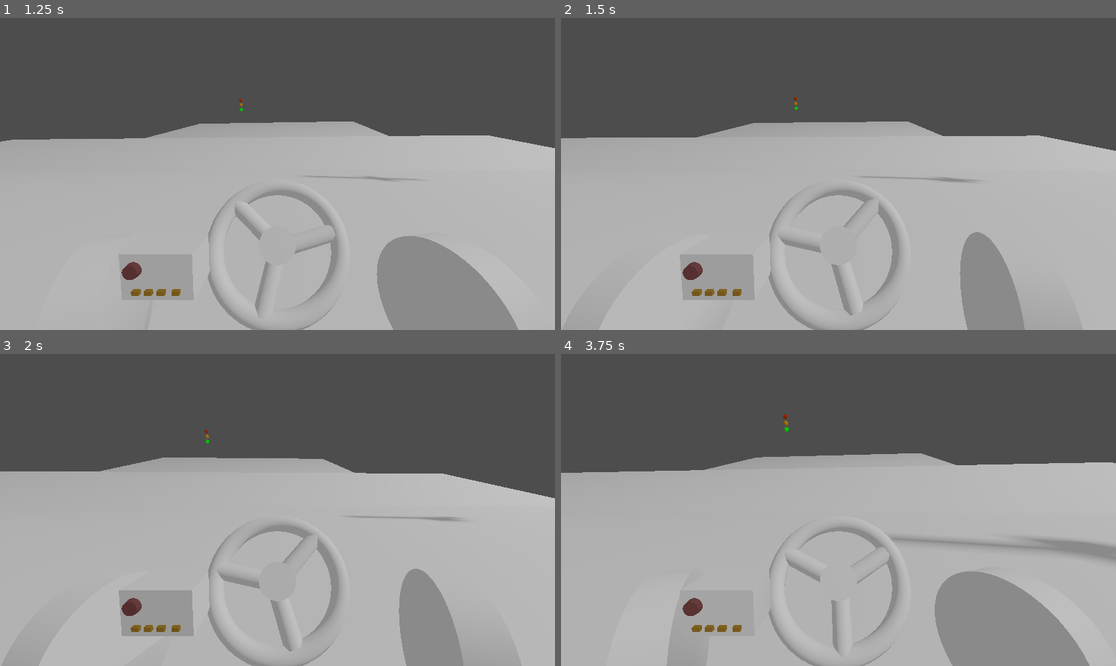
Above: before the commit, frames 1-4 (two rows, left to right).
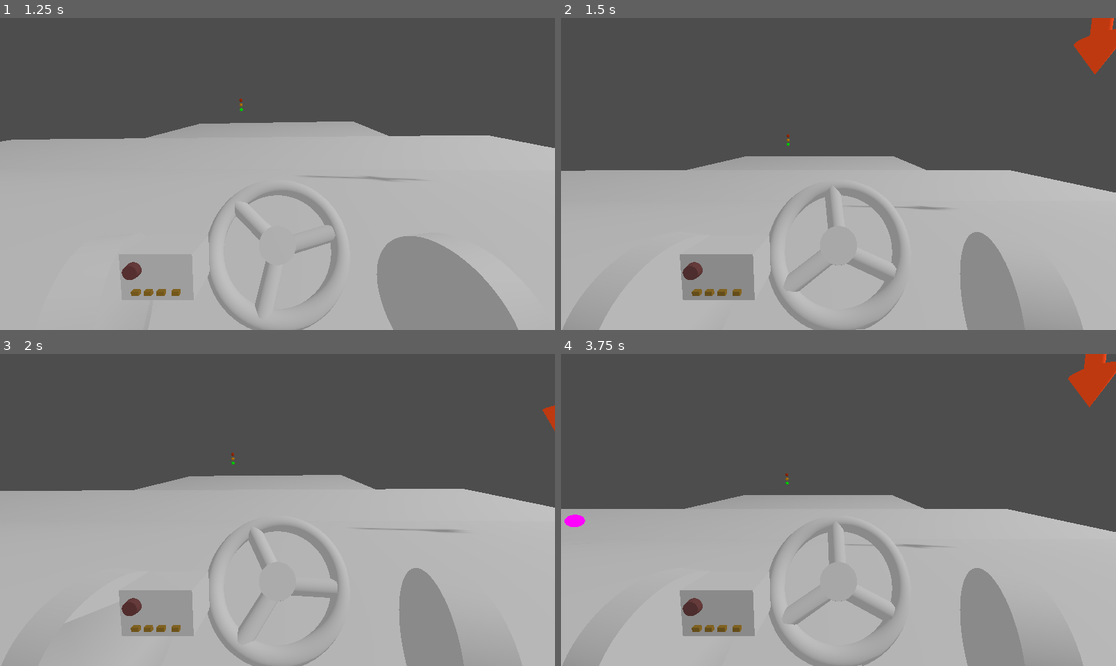
Above: after the commit, the same moments.

Repository: Lievven/connections
Game: Godot game, scene res://test_scene.tscn
Two runs of this game, one before a commit and one after it. Both use one fixed random seed, a clock stepped at 60 frames per second and the inputs below.
Inputs (mouse positions are in pixels of both pictures, inside the frame that each line leads up to):
- Up to frame 1 (1.25 s): move the mouse to (399, 158) at 0.52 s; hold Right from 0.53 s (still down); hold Ctrl (break) from 0.53 s (still down); click (399, 158) at 0.67 s
- Up to frame 2 (1.5 s): move the mouse to (727, 189) at 1.27 s; release Right at 1.28 s; release Ctrl (break) at 1.28 s; hold Backspace (ui_text_backspace) from 1.28 s (still down); tap Ctrl (break) at 1.35 s
- Up to frame 3 (2 s): keep holding Backspace (ui_text_backspace)
- Up to frame 4 (3.75 s): move the mouse to (894, 441) at 2.02 s; release Backspace (ui_text_backspace) at 2.03 s; hold Right 2.03-2.78 s; hold Ctrl (break) 2.03-2.78 s; move the mouse to (810, 572) at 2.77 s; hold Space (accelerate) 2.78-3.53 s; tap Ctrl (break) at 2.85 s; click (810, 572) at 2.92 s; move the mouse to (1005, 556) at 3.52 s; hold Left from 3.53 s (still down); hold Ctrl (break) from 3.53 s (still down)

Frame 1 is identical in both runs. In frame 2, 13% of the frame differs, in the area x 0-100%, y 0-100%; in frame 3, 6.5%; in frame 4, 22%.

Commit message:
Added replay visualisation

Diff:
--- a/checkpoint.gd
+++ b/checkpoint.gd
@@ -30,5 +30,6 @@
 	if next_checkpoint:
 		next_checkpoint.activate_checkpoint()
 		queue_free()
+		return
 
 	print("WE HAVE A WINNER")
--- /dev/null
+++ b/drive_path.gd
@@ -0,0 +1,71 @@
+class_name DrivePath
+extends Path3D
+
+@export var player_vehicle: PlayerVehicle
+@export var is_recording: bool = true
+@export var recording_interval: float = 1.0
+
+var timestamps: Array[float] = []
+var angles: Array[Vector3] = []
+var steerings: Array[float] = []
+
+var last_recording: Vector3
+var last_timestamp: float = 0
+
+var drive_tween: Tween
+var replay_step: int = 0
+
+
+func _process(delta: float) -> void:
+	if not is_recording:
+		return
+
+	var dist_squared = last_recording.distance_squared_to(player_vehicle.global_position)
+	last_timestamp += delta
+	if dist_squared >= pow(recording_interval, 2):
+		add_recording_point()
+
+
+func follow_drive_path():
+	if drive_tween:
+		drive_tween.kill()
+	drive_tween = create_tween()
+	drive_tween.bind_node(self)
+	drive_tween.finished.connect(follow_drive_path)
+	drive_tween.set_parallel(true)
+
+	drive_tween.tween_property(player_vehicle, \
+		"global_position", \
+		curve.get_point_position(replay_step), \
+		timestamps[replay_step])
+
+	drive_tween.tween_property(player_vehicle, \
+		"rotation", \
+		angles[replay_step], \
+		timestamps[replay_step])
+
+	drive_tween.tween_property(player_vehicle, \
+		"steering", \
+		steerings[replay_step], \
+		timestamps[replay_step])
+
+	replay_step += 1
+	replay_step %= angles.size()
+	print(timestamps[replay_step])
+
+
+func add_recording_point():
+		curve.add_point(player_vehicle.global_position - self.global_position)
+		last_recording = player_vehicle.global_position
+		timestamps.append(last_timestamp)
+		last_timestamp = 0
+		angles.append(player_vehicle.rotation)
+		steerings.append(player_vehicle.steering)
+
+
+func _input(event: InputEvent) -> void:
+	if event.is_action_pressed("ui_text_backspace"):
+		visible = true
+		is_recording = false
+		player_vehicle.freeze = true
+		follow_drive_path()
--- /dev/null
+++ b/drive_path.tscn
@@ -0,0 +1,25 @@
+[gd_scene format=3 uid="uid://c4ttgqecubvhg"]
+
+[ext_resource type="Script" uid="uid://c121ns2voswji" path="res://drive_path.gd" id="1_8nmjh"]
+
+[sub_resource type="Curve3D" id="Curve3D_8nmjh"]
+
+[node name="DrivePath" type="Path3D" unique_id=1548245820]
+visible = false
+curve = SubResource("Curve3D_8nmjh")
+script = ExtResource("1_8nmjh")
+
+[node name="CSGPolygon3D" type="CSGPolygon3D" parent="." unique_id=1599244638]
+cast_shadow = 0
+polygon = PackedVector2Array(0, 0, 0, 0.2, 0.2, 0.2, 0.2, 0)
+mode = 2
+path_node = NodePath("..")
+path_interval_type = 0
+path_interval = 1.0
+path_simplify_angle = 0.0
+path_rotation = 2
+path_rotation_accurate = false
+path_local = false
+path_continuous_u = true
+path_u_distance = 1.0
+path_joined = false
--- a/test_scene.tscn
+++ b/test_scene.tscn
@@ -4,6 +4,7 @@
 [ext_resource type="PackedScene" uid="uid://hqh8o2gdyqi" path="res://checkpoint.tscn" id="5_2nij2"]
 [ext_resource type="Script" uid="uid://b3i36872q1ksy" path="res://choice_path.gd" id="6_7cbxl"]
 [ext_resource type="PackedScene" uid="uid://bq72yucdwefcj" path="res://bike_spawner.tscn" id="6_8pr8v"]
+[ext_resource type="PackedScene" uid="uid://c4ttgqecubvhg" path="res://drive_path.tscn" id="6_buypi"]
 [ext_resource type="PackedScene" uid="uid://duwyyuvh5oc7d" path="res://traffic_light.tscn" id="7_8pr8v"]
 
 [sub_resource type="BoxShape3D" id="BoxShape3D_6adnx"]
@@ -216,7 +217,7 @@
 next_checkpoint = NodePath("../Checkpoint3")
 
 [node name="CollisionShape3D" type="CollisionShape3D" parent="Checkpoint2" unique_id=1653206650]
-transform = Transform3D(1, 0, 0, 0, 1, 0, 0, 0, 1, 0, -6, 0)
+transform = Transform3D(1, 0, 0, 0, 1, 0, 0, 0, 1, 0, -8, 0)
 shape = SubResource("CylinderShape3D_2nij2")
 
 [node name="Checkpoint3" parent="." unique_id=1663929540 node_paths=PackedStringArray("next_checkpoint") instance=ExtResource("5_2nij2")]
@@ -236,3 +237,6 @@
 
 [node name="Camera3D" type="Camera3D" parent="." unique_id=1858044562]
 transform = Transform3D(1, 0, 0, 0, 0.9659259, 0.25881907, 0, -0.25881907, 0.9659258, 0, 19, 50)
+
+[node name="DrivePath" parent="." unique_id=1548245820 node_paths=PackedStringArray("player_vehicle") instance=ExtResource("6_buypi")]
+player_vehicle = NodePath("../VehicleBody3D")
--- a/vehicles/vehicle_body.gd
+++ b/vehicles/vehicle_body.gd
@@ -1,3 +1,4 @@
+class_name PlayerVehicle
 extends VehicleBody3D
 
 @export var max_steer: float = 35
@@ -22,7 +23,8 @@
 
 	mouse_position = clampf(mouse_position, 0, screen_width)
 	var steer_input = mouse_position / screen_width
-	steering = deg_to_rad(-max_steer + 2 * max_steer * steer_input)
+	if not freeze:
+		steering = deg_to_rad(-max_steer + 2 * max_steer * steer_input)
 
 	if steering_wheel:
 		# Important to normalize, otherwise accumulated rounding errors lead to bugs.
Not shown, added: drive_path.gd.uid
